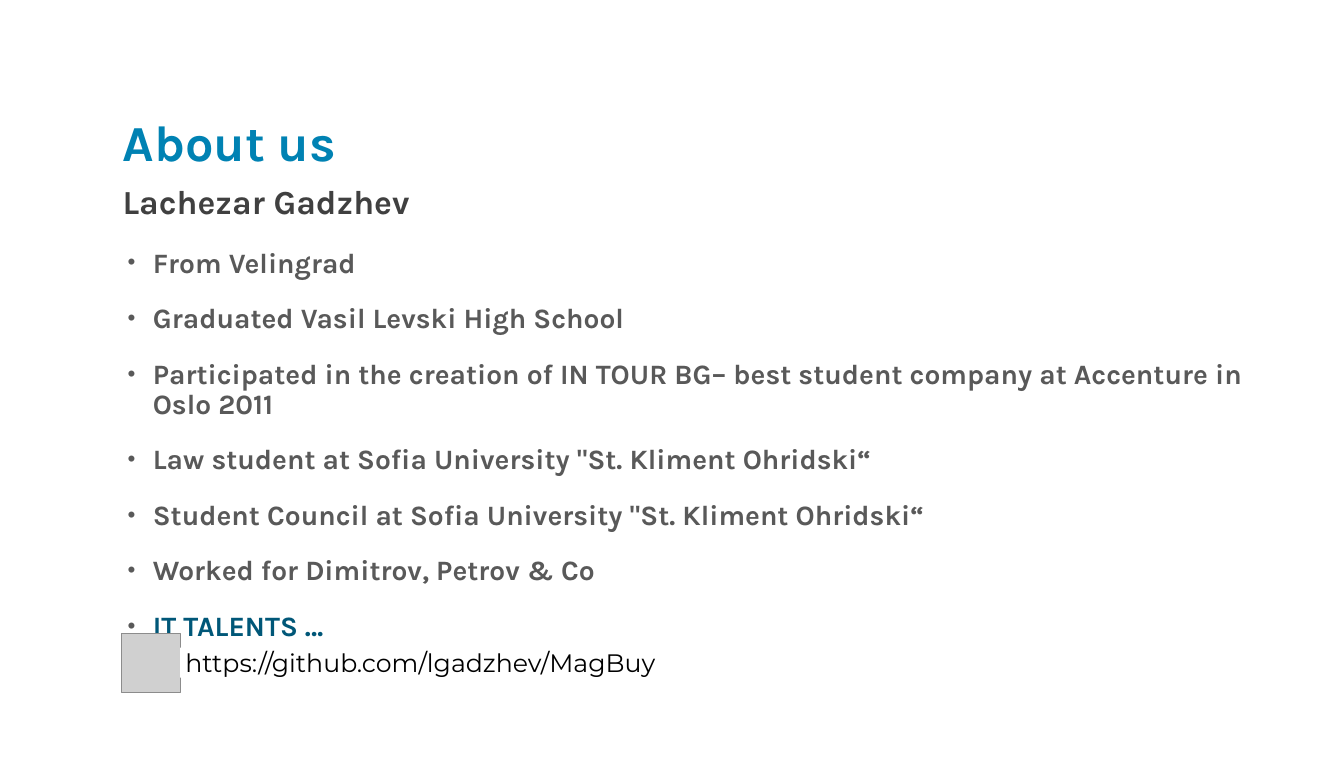
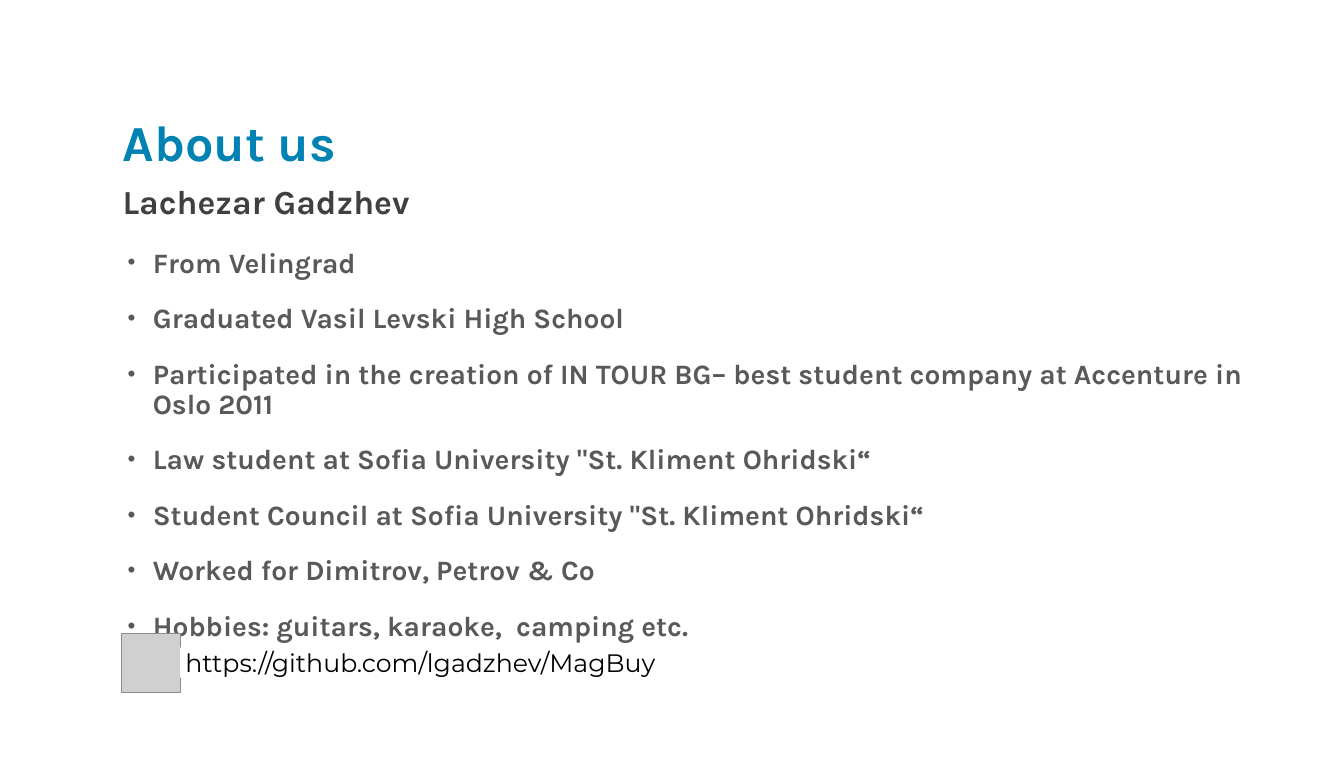
Before and after one commit to danask/MagBuy, a slide deck: slide 2 of MagBuy Presentation.pptx. Drawn at 1344x757 pixels with LibreOffice and Linux fonts; fonts in the diff are those of the drawing; grey boxes stand for pictures; background and template pictures are left out. Boxes give left, top, right and bottom in pixels: in the first picture for what was removed or moved away, otherwise in the second. Text is boxed around its words. In the diff, an @@ line names an element or a change of style, - is before the commit and + after.

```diff
--- a/MagBuy Presentation.pptx
+++ b/MagBuy Presentation.pptx
@@ text at bbox=[153, 616, 688, 644]: text changed; text colour #005778 to #595959 @@
-• IT TALENTS …
+• Hobbies: guitars, karaoke, camping etc.
```
Also in this commit, not shown: 1 other slide changed.
